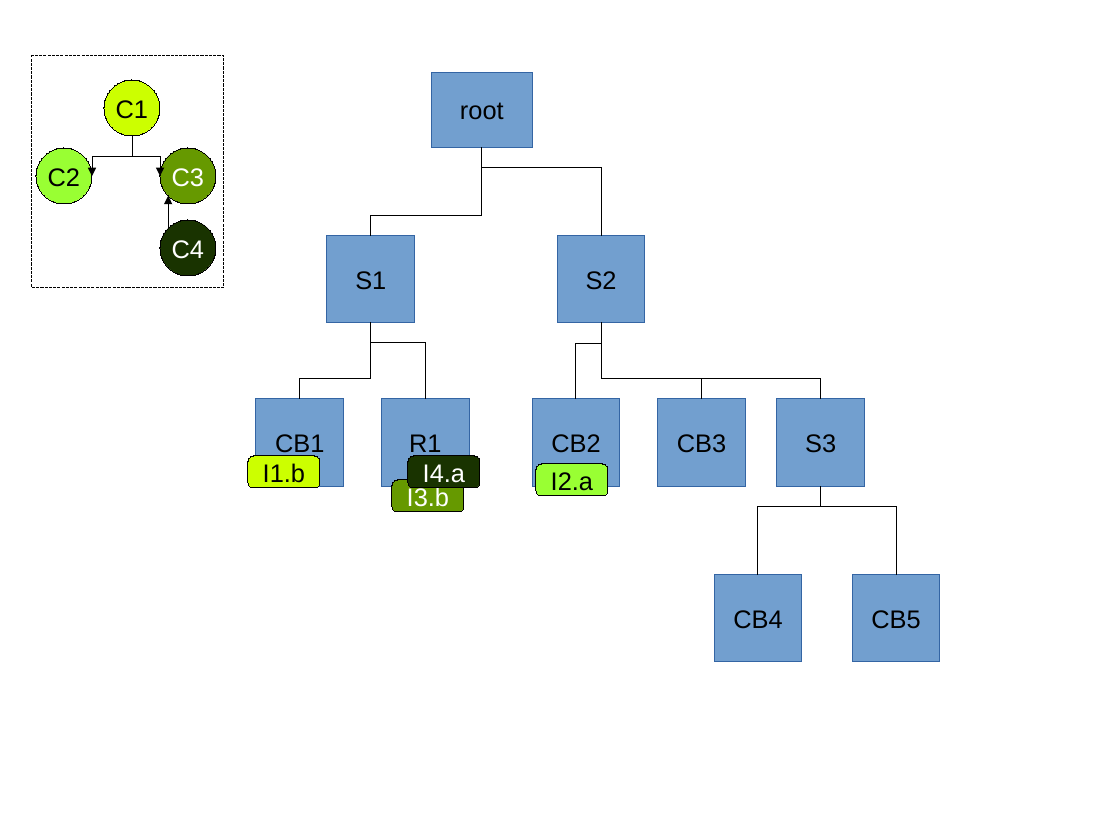
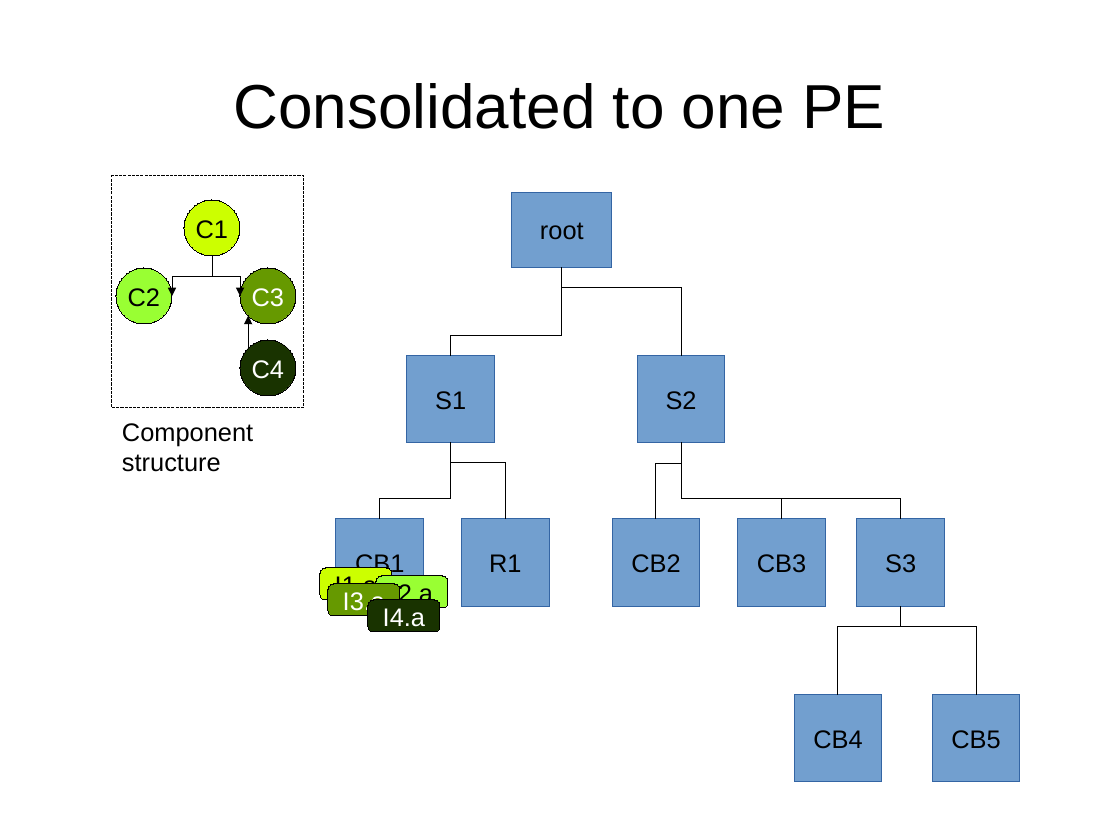
Before and after one commit to rene-schoene/racr-mquat, a slide deck: slide 6 of doc/the-problem.odp. Drawn at 1120x840 pixels with LibreOffice and Linux fonts; fonts in the diff are those of the drawing. Boxes give left, top, right and bottom in pixels: in the first picture for what was removed or moved away, otherwise in the second. Text is boxed around its words. In the diff, an @@ line names an element or a change of style, - is before the commit and + after.

Commit message:
Added titles, virtual root. Attempt to make notation clearer.

```diff
--- a/doc/the-problem.odp
+++ b/doc/the-problem.odp
@@ title added at (x1=233, y1=83, x2=886, y2=129), 44 pt, text #000000 @@
+Consolidated to one PE
@@ elbow line removed from (371, 236) to (482, 147) @@
@@ elbow arrow moved from (132, 136) - (161, 176) to (212, 256) - (172, 296) @@
@@ elbow arrow moved from (132, 136) - (92, 176) to (212, 256) - (240, 296) @@
@@ elbow line moved from (482, 147) - (602, 235) to (451, 356) - (562, 267) @@
@@ elbow line moved from (702, 398) - (602, 323) to (562, 267) - (681, 356) @@
@@ text added at (x1=122, y1=423, x2=253, y2=472), 18 pt, text #000000 @@
+Component
+structure
@@ elbow line moved from (371, 323) - (426, 398) to (380, 518) - (451, 443) @@
@@ elbow line added from (451, 443) to (506, 518), #000000 0 pt @@
@@ 11 rectangles, 4 ellipses, 2 elbow lines, 1 elbow arrow moved together from (x1=32, y1=56, x2=940, y2=662) to (x1=112, y1=176, x2=1019, y2=782) @@
@@ elbow line moved from (821, 487) - (758, 574) to (782, 518) - (681, 443) @@
@@ rounded rectangle "I1.a" moved from (x1=248, y1=456, x2=320, y2=488) to (x1=320, y1=568, x2=392, y2=600) @@
@@ rounded rectangle "I3.a" moved from (x1=392, y1=480, x2=464, y2=511) to (x1=328, y1=584, x2=400, y2=616) @@
@@ text in rounded rectangle at (x1=335, y1=573, x2=377, y2=599): text changed @@
-I1.b
+I1.a
@@ text in rounded rectangle at (x1=343, y1=592, x2=385, y2=615): text changed @@
-I3.b
+I3.a
@@ rounded rectangle "I2.a" moved from (x1=537, y1=464, x2=609, y2=496) to (x1=376, y1=576, x2=448, y2=608) @@
@@ rounded rectangle "I4.a" moved from (x1=409, y1=456, x2=481, y2=488) to (x1=368, y1=601, x2=440, y2=632) @@
@@ elbow line moved from (821, 486) - (896, 574) to (901, 607) - (838, 694) @@
@@ elbow line moved from (300, 398) - (371, 323) to (901, 607) - (977, 694) @@
```
Also in this commit, not shown: 4 other slides changed.
